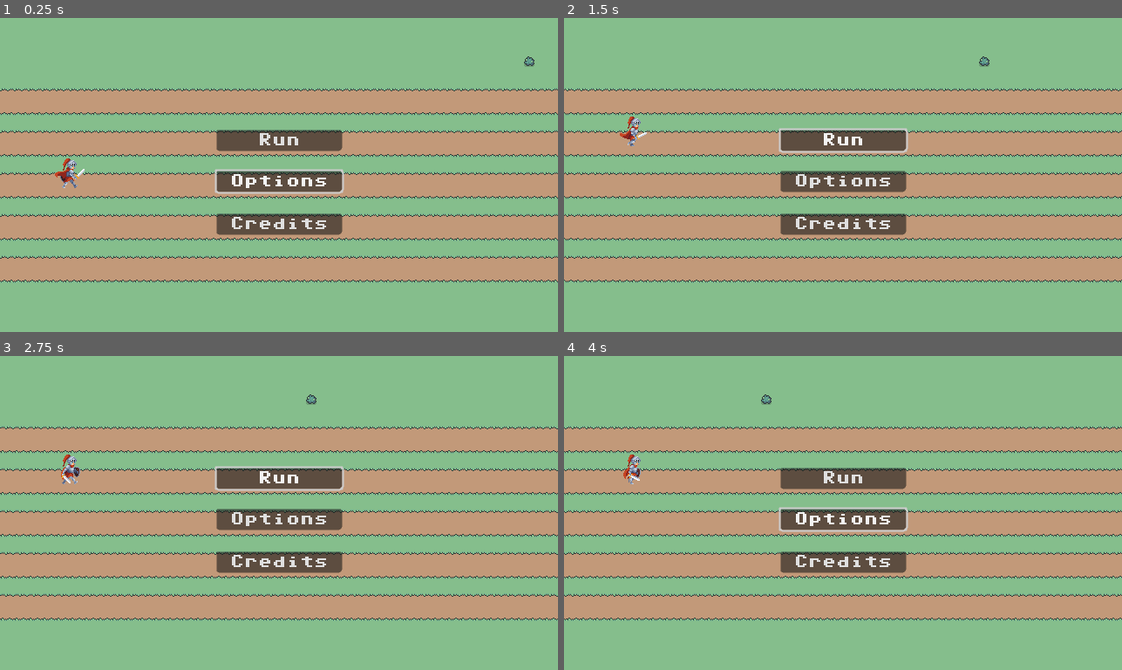
Above: before the commit, frames 1-4 (two rows, left to right).
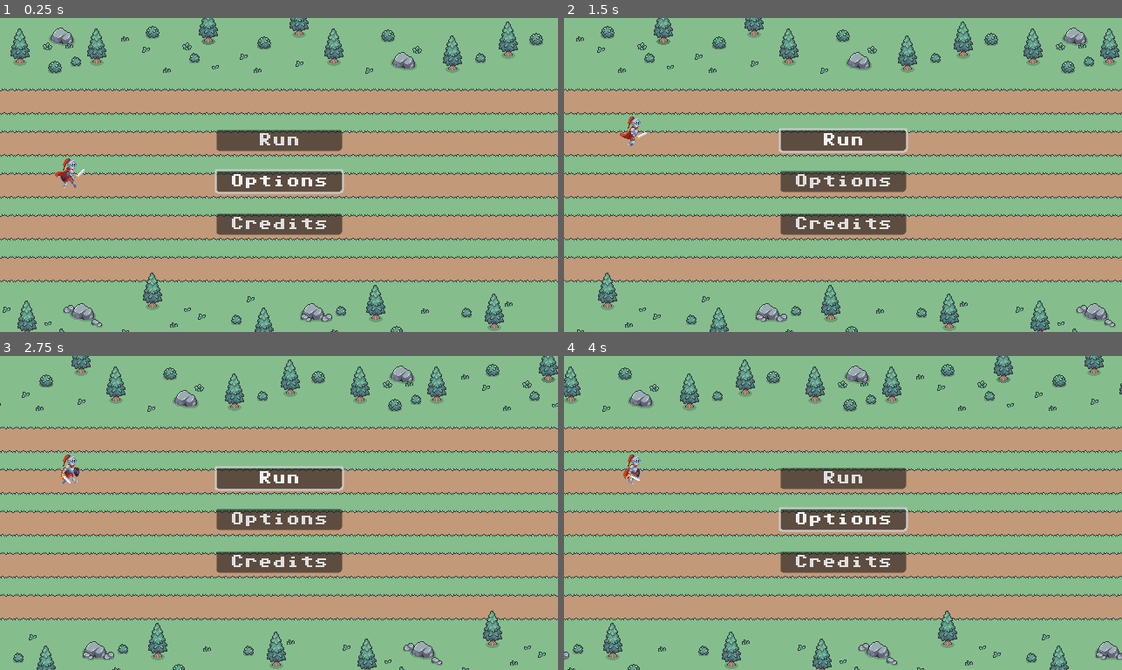
Above: after the commit, the same moments.

Repository: Overkane/CMC-game
Game: Godot game, scene res://scenes/main_menu/main_menu.tscn
Two runs of this game, one before a commit and one after it. Both use one fixed random seed, a clock stepped at 60 frames per second and the inputs below. This scene is started directly instead of the project's main scene. The engine's default icon, where the game draws it, is replaced by a stand-in: a white triangle on a blue panel in a dark square.
Inputs (mouse positions are in pixels of both pictures, inside the frame that each line leads up to):
- Up to frame 1 (0.25 s): no input
- Up to frame 2 (1.5 s): move the mouse to (870, 175) at 0.52 s; hold Ctrl 0.53-1.28 s; hold W (move_up) from 0.53 s (still down); click (870, 175) at 0.67 s; move the mouse to (815, 175) at 1.27 s; tap Shift at 1.35 s
- Up to frame 3 (2.75 s): keep holding W (move_up); move the mouse to (290, 506) at 2.02 s; tap Z at 2.1 s
- Up to frame 4 (4 s): keep holding W (move_up); move the mouse to (837, 519) at 2.77 s; tap Y at 2.85 s; click (837, 519) at 2.92 s; move the mouse to (887, 516) at 3.52 s; tap Tab at 3.6 s

The runs differ from the first frame. In frame 1, 4.7% of the frame differs, in the area x 0-98%, y 0-100%; in frame 2, 4.7%; in frame 3, 4.7%; in frame 4, 4.7%.

Commit message:
Improved main menu look

Diff:
--- a/scenes/main_menu/main_menu.tscn
+++ b/scenes/main_menu/main_menu.tscn
@@ -1,10 +1,19 @@
-[gd_scene load_steps=9 format=4 uid="uid://bn83hsijp1cp4"]
+[gd_scene load_steps=18 format=4 uid="uid://bn83hsijp1cp4"]
 
 [ext_resource type="TileSet" uid="uid://h7n345jie2jq" path="res://resources/game_world_tileset.tres" id="1_fsom3"]
 [ext_resource type="Script" uid="uid://ca3f7643ewl1y" path="res://scenes/main_menu/main_menu.gd" id="1_uqeha"]
 [ext_resource type="Texture2D" uid="uid://hv1fhm5mn4d0" path="res://assets/art/props/summer_bush.png" id="2_0ebjn"]
+[ext_resource type="Texture2D" uid="uid://ebw8fmhtquyu" path="res://assets/art/props/big_rock.png" id="3_dn3lk"]
 [ext_resource type="SpriteFrames" uid="uid://bcrf5xh8ssayo" path="res://resources/player_animations.tres" id="3_ob46e"]
+[ext_resource type="Texture2D" uid="uid://b41kpi44fwqiq" path="res://assets/art/props/small_rock.png" id="4_4ujhu"]
+[ext_resource type="Texture2D" uid="uid://bkp6favducgfy" path="res://assets/art/props/small_rock2.png" id="5_vnpsp"]
 [ext_resource type="AudioStream" uid="uid://b56064dhlaphu" path="res://assets/music/surpass your limits!.mp3" id="5_wem23"]
+[ext_resource type="Texture2D" uid="uid://b0iujol66e6nj" path="res://assets/art/props/summer_bush2.png" id="6_a1gy5"]
+[ext_resource type="Texture2D" uid="uid://425kl6jp74bn" path="res://assets/art/props/summer_tree.png" id="8_bq5lc"]
+[ext_resource type="Texture2D" uid="uid://b8ld4pglh8mqw" path="res://assets/art/props/grass2.png" id="11_xac7c"]
+[ext_resource type="Texture2D" uid="uid://c7m407of4xsr3" path="res://assets/art/props/grass3.png" id="12_0m3cs"]
+[ext_resource type="Texture2D" uid="uid://b0fwx1sqt5swn" path="res://assets/art/props/grass4.png" id="13_i7nm7"]
+[ext_resource type="Texture2D" uid="uid://cntbkxgv40gtf" path="res://assets/art/props/grass.png" id="14_tfctf"]
 
 [sub_resource type="Animation" id="Animation_uqeha"]
 resource_name = "game_start"
@@ -75,6 +84,7 @@
 grow_horizontal = 2
 grow_vertical = 2
 script = ExtResource("1_uqeha")
+metadata/_edit_lock_ = true
 
 [node name="Parallax2D" type="Parallax2D" parent="."]
 repeat_size = Vector2(640, 0)
@@ -83,10 +93,243 @@
 [node name="TileMapLayer" type="TileMapLayer" parent="Parallax2D"]
 tile_map_data = PackedByteArray("AAAAAAAAAQABAAEAAAAAAAEAAQABAAEAAAAAAAIAAQABAAEAAAAAAAMAAQABAAEAAAAAAAQAAQABAAEAAAAAAA …(15280 unchanged characters)…
 tile_set = ExtResource("1_fsom3")
-
-[node name="Sprite2D" type="Sprite2D" parent="Parallax2D"]
-position = Vector2(632, 48)
+metadata/_edit_lock_ = true
+
+[node name="BigRock" type="Sprite2D" parent="Parallax2D"]
+position = Vector2(120, 336)
+texture = ExtResource("3_dn3lk")
+
+[node name="BigRock4" type="Sprite2D" parent="Parallax2D"]
+position = Vector2(488, 48)
+texture = ExtResource("3_dn3lk")
+
+[node name="BigRock5" type="Sprite2D" parent="Parallax2D"]
+position = Vector2(384, 336)
+texture = ExtResource("3_dn3lk")
+
+[node name="BigRock2" type="Sprite2D" parent="Parallax2D"]
+position = Vector2(96, 20)
+texture = ExtResource("3_dn3lk")
+
+[node name="SmallRock" type="Sprite2D" parent="Parallax2D"]
+position = Vector2(104, 334)
+texture = ExtResource("4_4ujhu")
+
+[node name="SmallRock4" type="Sprite2D" parent="Parallax2D"]
+position = Vector2(400, 344)
+texture = ExtResource("4_4ujhu")
+
+[node name="SmallRock2" type="Sprite2D" parent="Parallax2D"]
+position = Vector2(136, 350)
+texture = ExtResource("5_vnpsp")
+
+[node name="SmallRock3" type="Sprite2D" parent="Parallax2D"]
+position = Vector2(376, 344)
+texture = ExtResource("5_vnpsp")
+
+[node name="SummerBush2" type="Sprite2D" parent="Parallax2D"]
+position = Vector2(470, 20)
+texture = ExtResource("6_a1gy5")
+
+[node name="SummerBush6" type="Sprite2D" parent="Parallax2D"]
+position = Vector2(640, 24)
+texture = ExtResource("6_a1gy5")
+
+[node name="SummerBush4" type="Sprite2D" parent="Parallax2D"]
+position = Vector2(328, 28)
+texture = ExtResource("6_a1gy5")
+
+[node name="SummerBush5" type="Sprite2D" parent="Parallax2D"]
+position = Vector2(328, 28)
+texture = ExtResource("6_a1gy5")
+
+[node name="SummerBush11" type="Sprite2D" parent="Parallax2D"]
+position = Vector2(200, 16)
+texture = ExtResource("6_a1gy5")
+
+[node name="SummerBush10" type="Sprite2D" parent="Parallax2D"]
+position = Vector2(480, 360)
+texture = ExtResource("6_a1gy5")
+
+[node name="SummerBush3" type="Sprite2D" parent="Parallax2D"]
+position = Vector2(88, 56)
+texture = ExtResource("6_a1gy5")
+
+[node name="SummerBush" type="Sprite2D" parent="Parallax2D"]
+position = Vector2(576, 44)
 texture = ExtResource("2_0ebjn")
+
+[node name="SummerBush12" type="Sprite2D" parent="Parallax2D"]
+position = Vector2(248, 44)
+texture = ExtResource("2_0ebjn")
+
+[node name="SummerBush13" type="Sprite2D" parent="Parallax2D"]
+position = Vector2(112, 48)
+texture = ExtResource("2_0ebjn")
+
+[node name="SummerBush7" type="Sprite2D" parent="Parallax2D"]
+position = Vector2(560, 336)
+texture = ExtResource("2_0ebjn")
+
+[node name="SummerBush8" type="Sprite2D" parent="Parallax2D"]
+position = Vector2(416, 334)
+texture = ExtResource("2_0ebjn")
+
+[node name="SummerBush9" type="Sprite2D" parent="Parallax2D"]
+position = Vector2(296, 344)
+texture = ExtResource("2_0ebjn")
+
+[node name="SummerTree" type="Sprite2D" parent="Parallax2D"]
+position = Vector2(48, 32)
+texture = ExtResource("8_bq5lc")
+
+[node name="SummerTree2" type="Sprite2D" parent="Parallax2D"]
+position = Vector2(456, 326)
+texture = ExtResource("8_bq5lc")
+
+[node name="SummerTree14" type="Sprite2D" parent="Parallax2D"]
+position = Vector2(464, 384)
+texture = ExtResource("8_bq5lc")
+
+[node name="SummerTree11" type="Sprite2D" parent="Parallax2D"]
+position = Vector2(592, 336)
+texture = ExtResource("8_bq5lc")
+
+[node name="SummerTree15" type="Sprite2D" parent="Parallax2D"]
+position = Vector2(96, 376)
+texture = ExtResource("8_bq5lc")
+
+[node name="SummerTree9" type="Sprite2D" parent="Parallax2D"]
+position = Vector2(408, 32)
+texture = ExtResource("8_bq5lc")
+
+[node name="SummerTree13" type="Sprite2D" parent="Parallax2D"]
+position = Vector2(368, 0)
+texture = ExtResource("8_bq5lc")
+
+[node name="SummerTree10" type="Sprite2D" parent="Parallax2D"]
+position = Vector2(200, 312)
+texture = ExtResource("8_bq5lc")
+
+[node name="SummerTree4" type="Sprite2D" parent="Parallax2D"]
+position = Vector2(136, 32)
+texture = ExtResource("8_bq5lc")
+
+[node name="SummerTree7" type="Sprite2D" parent="Parallax2D"]
+position = Vector2(544, 40)
+texture = ExtResource("8_bq5lc")
+
+[node name="SummerTree12" type="Sprite2D" parent="Parallax2D"]
+position = Vector2(608, 24)
+texture = ExtResource("8_bq5lc")
+
+[node name="SummerTree8" type="Sprite2D" parent="Parallax2D"]
+position = Vector2(328, 352)
+texture = ExtResource("8_bq5lc")
+
+[node name="SummerTree5" type="Sprite2D" parent="Parallax2D"]
+position = Vector2(264, 8)
+texture = ExtResource("8_bq5lc")
+
+[node name="SummerTree6" type="Sprite2D" parent="Parallax2D"]
+position = Vector2(264, 8)
+texture = ExtResource("8_bq5lc")
+
+[node name="SummerTree3" type="Sprite2D" parent="Parallax2D"]
+position = Vector2(56, 344)
+texture = ExtResource("8_bq5lc")
+
+[node name="Grass2" type="Sprite2D" parent="Parallax2D"]
+position = Vector2(216, 60)
+texture = ExtResource("11_xac7c")
+
+[node name="Grass22" type="Sprite2D" parent="Parallax2D"]
+position = Vector2(320, 60)
+texture = ExtResource("11_xac7c")
+
+[node name="Grass8" type="Sprite2D" parent="Parallax2D"]
+position = Vector2(168, 24)
+texture = ExtResource("11_xac7c")
+
+[node name="Grass14" type="Sprite2D" parent="Parallax2D"]
+position = Vector2(224, 352)
+texture = ExtResource("11_xac7c")
+
+[node name="Grass15" type="Sprite2D" parent="Parallax2D"]
+position = Vector2(512, 336)
+texture = ExtResource("11_xac7c")
+
+[node name="Grass16" type="Sprite2D" parent="Parallax2D"]
+position = Vector2(408, 360)
+texture = ExtResource("11_xac7c")
+
+[node name="Grass17" type="Sprite2D" parent="Parallax2D"]
+position = Vector2(408, 360)
+texture = ExtResource("11_xac7c")
+
+[node name="Grass18" type="Sprite2D" parent="Parallax2D"]
+position = Vector2(608, 328)
+texture = ExtResource("11_xac7c")
+
+[node name="Grass6" type="Sprite2D" parent="Parallax2D"]
+position = Vector2(104, 32)
+texture = ExtResource("11_xac7c")
+
+[node name="Grass3" type="Sprite2D" parent="Parallax2D"]
+position = Vector2(272, 56)
+texture = ExtResource("12_0m3cs")
+
+[node name="Grass20" type="Sprite2D" parent="Parallax2D"]
+position = Vector2(80, 350)
+texture = ExtResource("12_0m3cs")
+
+[node name="Grass21" type="Sprite2D" parent="Parallax2D"]
+position = Vector2(240, 334)
+texture = ExtResource("12_0m3cs")
+
+[node name="Grass4" type="Sprite2D" parent="Parallax2D"]
+position = Vector2(368, 52)
+texture = ExtResource("13_i7nm7")
+
+[node name="Grass19" type="Sprite2D" parent="Parallax2D"]
+position = Vector2(304, 44)
+texture = ExtResource("13_i7nm7")
+
+[node name="Grass23" type="Sprite2D" parent="Parallax2D"]
+position = Vector2(192, 36)
+texture = ExtResource("13_i7nm7")
+
+[node name="Grass10" type="Sprite2D" parent="Parallax2D"]
+position = Vector2(256, 342)
+texture = ExtResource("13_i7nm7")
+
+[node name="Grass11" type="Sprite2D" parent="Parallax2D"]
+position = Vector2(312, 322)
+texture = ExtResource("13_i7nm7")
+
+[node name="Grass12" type="Sprite2D" parent="Parallax2D"]
+position = Vector2(168, 360)
+texture = ExtResource("13_i7nm7")
+
+[node name="Grass13" type="Sprite2D" parent="Parallax2D"]
+position = Vector2(32, 334)
+texture = ExtResource("13_i7nm7")
+
+[node name="Grass9" type="Sprite2D" parent="Parallax2D"]
+position = Vector2(448, 60)
+texture = ExtResource("13_i7nm7")
+
+[node name="Grass" type="Sprite2D" parent="Parallax2D"]
+position = Vector2(504, 36)
+texture = ExtResource("14_tfctf")
+
+[node name="Grass5" type="Sprite2D" parent="Parallax2D"]
+position = Vector2(240, 32)
+texture = ExtResource("14_tfctf")
+
+[node name="Grass7" type="Sprite2D" parent="Parallax2D"]
+position = Vector2(80, 32)
+texture = ExtResource("14_tfctf")
 
 [node name="MainMenu" type="VBoxContainer" parent="."]
 unique_name_in_owner = true
@@ -131,7 +374,7 @@
 sprite_frames = ExtResource("3_ob46e")
 animation = &"walk"
 autoplay = "walk"
-frame_progress = 0.0778715
+frame_progress = 0.302147
 
 [node name="AnimationPlayer" type="AnimationPlayer" parent="."]
 unique_name_in_owner = true
@@ -139,11 +382,7 @@
 &"": SubResource("AnimationLibrary_wem23")
 }
 
-[node name="AudioStreamPlayer" type="AudioStreamPlayer" parent="."]
-stream = ExtResource("5_wem23")
-autoplay = true
-
-[node name="CreditsContainer" type="MarginContainer" parent="."]
+[node name="OptionsContainer" type="MarginContainer" parent="."]
 unique_name_in_owner = true
 visible = false
 layout_mode = 1
@@ -156,41 +395,88 @@
 theme_override_constants/margin_top = 20
 theme_override_constants/margin_right = 20
 
-[node name="VBoxContainer" type="VBoxContainer" parent="CreditsContainer"]
-layout_mode = 2
-
-[node name="PanelContainer" type="PanelContainer" parent="CreditsContainer/VBoxContainer"]
+[node name="VBoxContainer" type="VBoxContainer" parent="OptionsContainer"]
+layout_mode = 2
+
+[node name="PanelContainer" type="PanelContainer" parent="OptionsContainer/VBoxContainer"]
 layout_mode = 2
 size_flags_vertical = 3
 
-[node name="MarginContainer" type="MarginContainer" parent="CreditsContainer/VBoxContainer/PanelContainer"]
-layout_mode = 2
-theme_override_constants/margin_left = 20
+[node name="MarginContainer" type="MarginContainer" parent="OptionsContainer/VBoxContainer/PanelContainer"]
+layout_mode = 2
+size_flags_vertical = 4
+theme_override_constants/margin_left = 150
 theme_override_constants/margin_top = 20
-theme_override_constants/margin_right = 20
+theme_override_constants/margin_right = 150
 theme_override_constants/margin_bottom = 20
 
-[node name="CreditsText" type="RichTextLabel" parent="CreditsContainer/VBoxContainer/PanelContainer/MarginContainer"]
-layout_mode = 2
-text = "by Overkane
-
-Additional credits:
-\"surpass your limits!\" Preston Peak (https://opengameart.org/)
-Licensed under Creative Commons: By Attribution 4.0 License
-http://creativecommons.org/licenses/by/4.0/"
-
-[node name="MarginContainer" type="MarginContainer" parent="CreditsContainer/VBoxContainer"]
+[node name="VBoxContainer" type="VBoxContainer" parent="OptionsContainer/VBoxContainer/PanelContainer/MarginContainer"]
+layout_mode = 2
+
+[node name="HBoxContainer" type="HBoxContainer" parent="OptionsContainer/VBoxContainer/PanelContainer/MarginContainer/VBoxContainer"]
+layout_mode = 2
+
+[node name="MasterSliderLabel" type="Label" parent="OptionsContainer/VBoxContainer/PanelContainer/MarginContainer/VBoxContainer/HBoxContainer"]
+layout_mode = 2
+size_flags_horizontal = 3
+size_flags_stretch_ratio = 0.6
+text = "Master"
+
+[node name="MasterSlider" type="HSlider" parent="OptionsContainer/VBoxContainer/PanelContainer/MarginContainer/VBoxContainer/HBoxContainer"]
+unique_name_in_owner = true
+layout_mode = 2
+size_flags_horizontal = 3
+max_value = 1.0
+step = 0.05
+
+[node name="HBoxContainer2" type="HBoxContainer" parent="OptionsContainer/VBoxContainer/PanelContainer/MarginContainer/VBoxContainer"]
+layout_mode = 2
+
+[node name="MusicSliderLabel" type="Label" parent="OptionsContainer/VBoxContainer/PanelContainer/MarginContainer/VBoxContainer/HBoxContainer2"]
+layout_mode = 2
+size_flags_horizontal = 3
+size_flags_stretch_ratio = 0.6
+text = "Music"
+
+[node name="MusicSlider" type="HSlider" parent="OptionsContainer/VBoxContainer/PanelContainer/MarginContainer/VBoxContainer/HBoxContainer2"]
+unique_name_in_owner = true
+layout_mode = 2
+size_flags_horizontal = 3
+size_flags_vertical = 8
+max_value = 1.0
+step = 0.05
+
+[node name="HBoxContainer3" type="HBoxContainer" parent="OptionsContainer/VBoxContainer/PanelContainer/MarginContainer/VBoxContainer"]
+layout_mode = 2
+
+[node name="AudioSliderLabel" type="Label" parent="OptionsContainer/VBoxContainer/PanelContainer/MarginContainer/VBoxContainer/HBoxContainer3"]
+layout_mode = 2
+size_flags_horizontal = 3
+size_flags_stretch_ratio = 0.6
+text = "SFX"
+
+[node name="SFXSlider" type="HSlider" parent="OptionsContainer/VBoxContainer/PanelContainer/MarginContainer/VBoxContainer/HBoxContainer3"]
+unique_name_in_owner = true
+layout_mode = 2
+size_flags_horizontal = 3
+max_value = 1.0
+step = 0.05
+
+[node name="CenterContainer" type="CenterContainer" parent="OptionsContainer/VBoxContainer/PanelContainer"]
+layout_mode = 2
+
+[node name="MarginContainer" type="MarginContainer" parent="OptionsContainer/VBoxContainer"]
 layout_mode = 2
 theme_override_constants/margin_bottom = 10
 
-[node name="CreditsBackButton" type="Button" parent="CreditsContainer/VBoxContainer/MarginContainer"]
+[node name="OptionsBackButton" type="Button" parent="OptionsContainer/VBoxContainer/MarginContainer"]
 unique_name_in_owner = true
 layout_mode = 2
 size_flags_horizontal = 6
 size_flags_vertical = 8
 text = "Back"
 
-[node name="OptionsContainer" type="MarginContainer" parent="."]
+[node name="CreditsContainer" type="MarginContainer" parent="."]
 unique_name_in_owner = true
 visible = false
 layout_mode = 1
@@ -203,83 +489,41 @@
 theme_override_constants/margin_top = 20
 theme_override_constants/margin_right = 20
 
-[node name="VBoxContainer" type="VBoxContainer" parent="OptionsContainer"]
-layout_mode = 2
-
-[node name="PanelContainer" type="PanelContainer" parent="OptionsContainer/VBoxContainer"]
+[node name="VBoxContainer" type="VBoxContainer" parent="CreditsContainer"]
+layout_mode = 2
+
+[node name="PanelContainer" type="PanelContainer" parent="CreditsContainer/VBoxContainer"]
 layout_mode = 2
 size_flags_vertical = 3
 
-[node name="MarginContainer" type="MarginContainer" parent="OptionsContainer/VBoxContainer/PanelContainer"]
-layout_mode = 2
-size_flags_vertical = 4
-theme_override_constants/margin_left = 150
+[node name="MarginContainer" type="MarginContainer" parent="CreditsContainer/VBoxContainer/PanelContainer"]
+layout_mode = 2
+theme_override_constants/margin_left = 20
 theme_override_constants/margin_top = 20
-theme_override_constants/margin_right = 150
+theme_override_constants/margin_right = 20
 theme_override_constants/margin_bottom = 20
 
-[node name="VBoxContainer" type="VBoxContainer" parent="OptionsContainer/VBoxContainer/PanelContainer/MarginContainer"]
-layout_mode = 2
-
-[node name="HBoxContainer" type="HBoxContainer" parent="OptionsContainer/VBoxContainer/PanelContainer/MarginContainer/VBoxContainer"]
-layout_mode = 2
-
-[node name="MasterSliderLabel" type="Label" parent="OptionsContainer/VBoxContainer/PanelContainer/MarginContainer/VBoxContainer/HBoxContainer"]
-layout_mode = 2
-size_flags_horizontal = 3
-size_flags_stretch_ratio = 0.6
-text = "Master"
-
-[node name="MasterSlider" type="HSlider" parent="OptionsContainer/VBoxContainer/PanelContainer/MarginContainer/VBoxContainer/HBoxContainer"]
-unique_name_in_owner = true
-layout_mode = 2
-size_flags_horizontal = 3
-max_value = 1.0
-step = 0.05
-
-[node name="HBoxContainer2" type="HBoxContainer" parent="OptionsContainer/VBoxContainer/PanelContainer/MarginContainer/VBoxContainer"]
-layout_mode = 2
-
-[node name="MusicSliderLabel" type="Label" parent="OptionsContainer/VBoxContainer/PanelContainer/MarginContainer/VBoxContainer/HBoxContainer2"]
-layout_mode = 2
-size_flags_horizontal = 3
-size_flags_stretch_ratio = 0.6
-text = "Audio"
-
-[node name="MusicSlider" type="HSlider" parent="OptionsContainer/VBoxContainer/PanelContainer/MarginContainer/VBoxContainer/HBoxContainer2"]
-unique_name_in_owner = true
-layout_mode = 2
-size_flags_horizontal = 3
-size_flags_vertical = 8
-max_value = 1.0
-step = 0.05
-
-[node name="HBoxContainer3" type="HBoxContainer" parent="OptionsContainer/VBoxContainer/PanelContainer/MarginContainer/VBoxContainer"]
-layout_mode = 2
-
-[node name="AudioSliderLabel" type="Label" parent="OptionsContainer/VBoxContainer/PanelContainer/MarginContainer/VBoxContainer/HBoxContainer3"]
-layout_mode = 2
-size_flags_horizontal = 3
-size_flags_stretch_ratio = 0.6
-text = "SFX"
-
-[node name="SFXSlider" type="HSlider" parent="OptionsContainer/VBoxContainer/PanelContainer/MarginContainer/VBoxContainer/HBoxContainer3"]
-unique_name_in_owner = true
-layout_mode = 2
-size_flags_horizontal = 3
-max_value = 1.0
-step = 0.05
-
-[node name="CenterContainer" type="CenterContainer" parent="OptionsContainer/VBoxContainer/PanelContainer"]
-layout_mode = 2
-
-[node name="MarginContainer" type="MarginContainer" parent="OptionsContainer/VBoxContainer"]
+[node name="CreditsText" type="RichTextLabel" parent="CreditsContainer/VBoxContainer/PanelContainer/MarginContainer"]
+layout_mode = 2
+text = "by Overkane
+
+Additional credits:
+\"surpass your limits!\" Preston Peak (https://opengameart.org/)
+Licensed under Creative Commons: By Attribution 4.0 License
+http://creativecommons.org/licenses/by/4.0/"
+
+[node name="MarginContainer" type="MarginContainer" parent="CreditsContainer/VBoxContainer"]
 layout_mode = 2
 theme_override_constants/margin_bottom = 10
 
-[node name="OptionsBackButton" type="Button" parent="OptionsContainer/VBoxContainer/MarginContainer"]
+[node name="CreditsBackButton" type="Button" parent="CreditsContainer/VBoxContainer/MarginContainer"]
 unique_name_in_owner = true
 layout_mode = 2
 size_flags_horizontal = 6
 size_flags_vertical = 8
 text = "Back"
+
+[node name="AudioStreamPlayer" type="AudioStreamPlayer" parent="."]
+stream = ExtResource("5_wem23")
+autoplay = true
+bus = &"Music"
Binary file added: assets/art/props/grass.png
Not shown, added: assets/art/props/grass.png.import
Binary file added: assets/art/props/grass2.png
Not shown, added: assets/art/props/grass2.png.import
Binary file added: assets/art/props/grass3.png
Not shown, added: assets/art/props/grass3.png.import
Binary file added: assets/art/props/grass4.png
Not shown, added: assets/art/props/grass4.png.import
